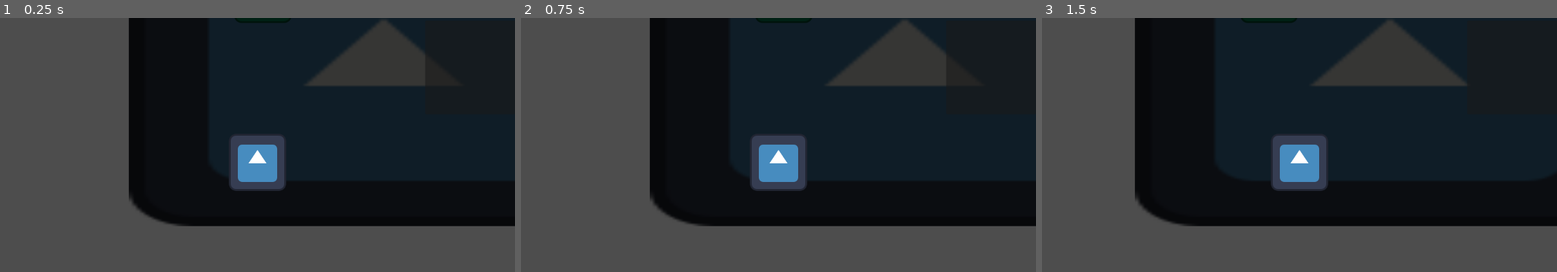
Above: before the commit, frames 1-3 (left to right).
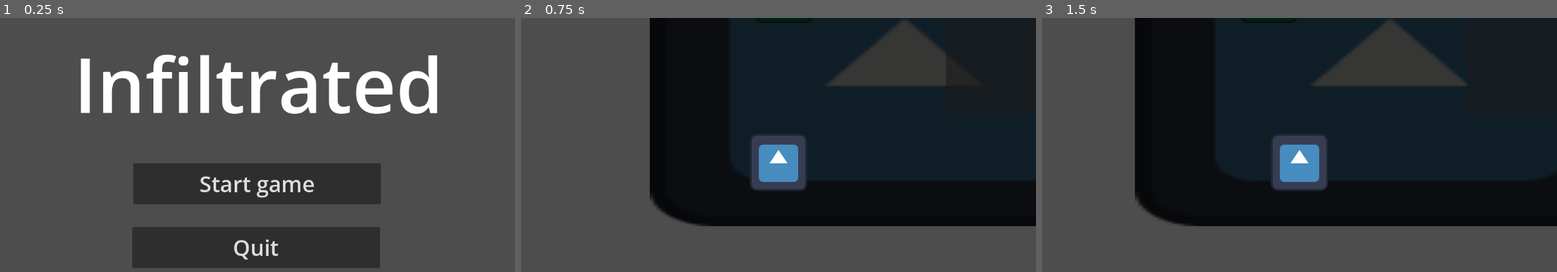
Above: after the commit, the same moments.

Repository: Rainy-Boy/GGJ_2026
Game: Godot game, scene res://Scenes/start_screen.tscn
Two runs of this game, one before a commit and one after it. Both use one fixed random seed, a clock stepped at 60 frames per second and the inputs below. Before the commit the project starts from res://Scenes/map.tscn. The engine's default icon, where the game draws it, is replaced by a stand-in: a white triangle on a blue panel in a dark square.
Inputs (mouse positions are in pixels of both pictures, inside the frame that each line leads up to):
- Up to frame 1 (0.25 s): no input
- Up to frame 2 (0.75 s): click (778, 183) at 0.5 s, where only the run after the commit has a clickable "Start game"
- Up to frame 3 (1.5 s): tap Enter at 1.25 s; hold Right (ui_right) from 1.28 s (still down)

The runs differ from the first frame. In frame 1, 69% of the frame differs, in the area x 15-100%, y 0-99%; in frame 2, nothing differs; in frame 3, nothing differs.

Commit message:
Basic start scene

Diff:
--- a/ggj_2026/Scenes/MapAndUtils/poc_map.tscn
+++ b/ggj_2026/Scenes/MapAndUtils/poc_map.tscn
@@ -4,6 +4,7 @@
 [ext_resource type="Texture2D" uid="uid://k0pnjstjmpn" path="res://Assets/textures/Rock058_1K-JPG_Color.jpg" id="2_f1hlh"]
 [ext_resource type="PackedScene" uid="uid://c4nf06go1a6b6" path="res://Scenes/MapAndUtils/prison_cell_area.tscn" id="2_ww137"]
 [ext_resource type="Texture2D" uid="uid://gni6rt10fmtf" path="res://Assets/floor_n0.png" id="3_ww137"]
+[ext_resource type="PackedScene" uid="uid://waeo3p4ky4hq" path="res://Scenes/mask.tscn" id="5_283rw"]
 
 [sub_resource type="Gradient" id="Gradient_fn73a"]
 offsets = PackedFloat32Array(1)
@@ -200,24 +201,12 @@
 color = Color(1, 0.6392157, 1, 1)
 polygon = PackedVector2Array(27.621582, -108.08624, 62.621582, -39.086243, -7, -39)
 
-[node name="GasMask" type="ColorRect" parent="." unique_id=1962331659]
-offset_left = 2384.0
-offset_top = 546.0
-offset_right = 2504.0
-offset_bottom = 666.0
-color = Color(0.2394, 0.57, 0.32205, 1)
-
-[node name="Label" type="Label" parent="GasMask" unique_id=353714093]
-layout_mode = 0
-offset_left = 20.0
-offset_top = 43.0
-offset_right = 100.0
-offset_bottom = 92.0
-text = "GAS MASK
-"
-
 [node name="Player" parent="." unique_id=1868815089 instance=ExtResource("1_fn73a")]
 position = Vector2(3277, -204)
 
 [node name="Camera2D" type="Camera2D" parent="Player" unique_id=1659251664]
 scale = Vector2(1.0000001, 1)
+
+[node name="Mask" parent="." unique_id=1306960532 instance=ExtResource("5_283rw")]
+modulate = Color(4.6205523e-06, 0.70990443, 0.08697315, 1)
+position = Vector2(2453, 593)
--- /dev/null
+++ b/ggj_2026/Scenes/start_screen.tscn
@@ -0,0 +1,33 @@
+[gd_scene format=3 uid="uid://dmdm0llkndu4y"]
+
+[ext_resource type="Script" uid="uid://bxjvkfrrt1ehy" path="res://Scripts/ui_start_screen_behaviour.gd" id="1_i8r30"]
+
+[node name="StartScreen" type="CanvasLayer" unique_id=160874099]
+script = ExtResource("1_i8r30")
+
+[node name="GameName" type="Label" parent="." unique_id=1663442136]
+offset_left = 165.0
+offset_top = 31.0
+offset_right = 991.0
+offset_bottom = 263.0
+theme_override_font_sizes/font_size = 170
+text = "Infiltrated"
+
+[node name="StartButton" type="Button" parent="." unique_id=893658314]
+offset_left = 298.0
+offset_top = 326.0
+offset_right = 852.0
+offset_bottom = 418.0
+theme_override_font_sizes/font_size = 49
+text = "Start game"
+
+[node name="QuitButton" type="Button" parent="." unique_id=1332768691]
+offset_left = 296.0
+offset_top = 469.0
+offset_right = 850.0
+offset_bottom = 561.0
+theme_override_font_sizes/font_size = 49
+text = "Quit"
+
+[connection signal="pressed" from="StartButton" to="." method="_on_start_button_pressed"]
+[connection signal="pressed" from="QuitButton" to="." method="_on_quit_button_pressed"]
--- /dev/null
+++ b/ggj_2026/Scripts/ui_start_screen_behaviour.gd
@@ -0,0 +1,7 @@
+extends CanvasLayer
+
+func _on_start_button_pressed():
+	get_tree().change_scene_to_file("res://Scenes/map.tscn")
+
+func _on_quit_button_pressed():
+	get_tree().quit()
--- a/ggj_2026/project.godot
+++ b/ggj_2026/project.godot
@@ -11,7 +11,7 @@
 [application]
 
 config/name="GGJ_2026"
-run/main_scene="uid://ceck8tr41pkki"
+run/main_scene="uid://dmdm0llkndu4y"
 config/features=PackedStringArray("4.6", "Mobile")
 config/icon="res://icon.svg"
 
Not shown, added: ggj_2026/Scripts/ui_start_screen_behaviour.gd.uid
